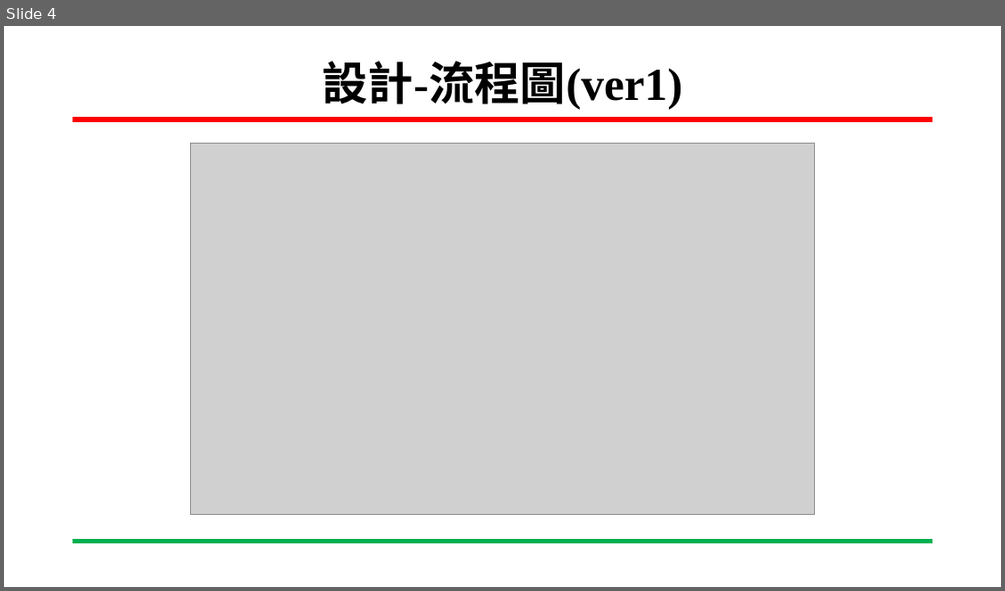
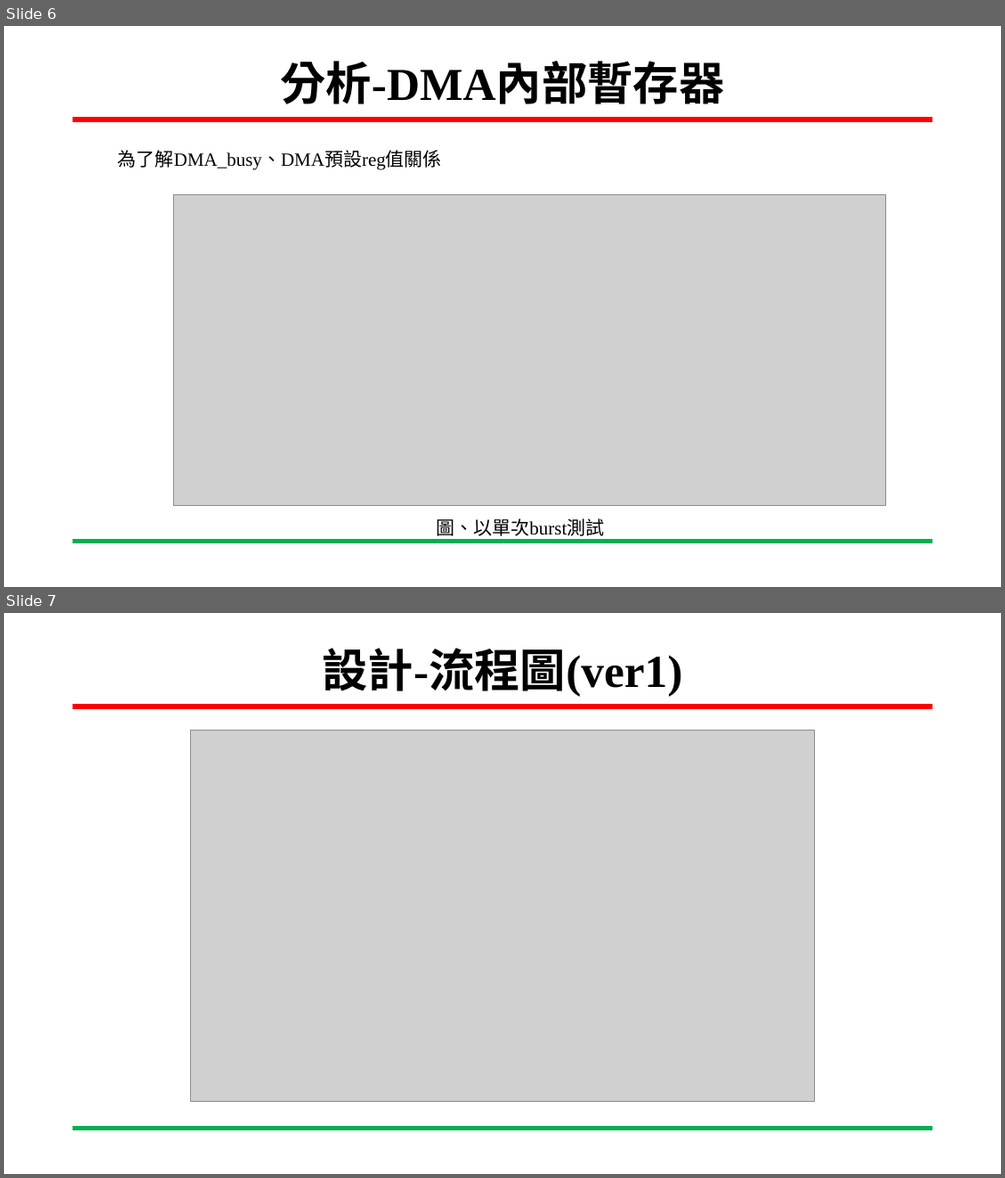
Before and after one commit to San-Zero/SOC_design_final_2023, a slide deck: documents/SOC_design_final.pptx. Shown one above the other, each under a label of ours: slide 4 before the commit, slides 6 and 7 after it. The pictures are 1005x591 and 1005x1178 pixels, drawn with LibreOffice and Linux fonts; fonts in the diff are those of the drawing; grey boxes stand for pictures; background and template pictures are left out. Boxes give left, top, right and bottom in pixels: in the first picture for what was removed or moved away, otherwise in the second. Text is boxed around its words. In the diff, an @@ line names an element or a change of style, - is before the commit and + after.

```diff
--- a/documents/SOC_design_final.pptx
+++ b/documents/SOC_design_final.pptx
@@ slide 6 added at (4,26,1001,587), background #FFFFFF; not listed: 2 template elements that a slide beside it also shows @@
@@ title added at (280,61,724,104), 44 pt, text #000000, bold @@
+分析-DMA內部暫存器
@@ text added at (118,150,442,170), 18 pt, text #000000 @@
+為了解DMA_busy、DMA預設reg值關係
@@ picture added at (174,195,886,506) @@
@@ text added at (436,518,604,536), 18 pt, text #000000 @@
+圖、以單次burst測試
@@ what was slide 4 is now slide 7 @@
```
Also in this commit, not shown: 12 slides changed, 7 other slides added, 1 slide removed, 2 other files.
